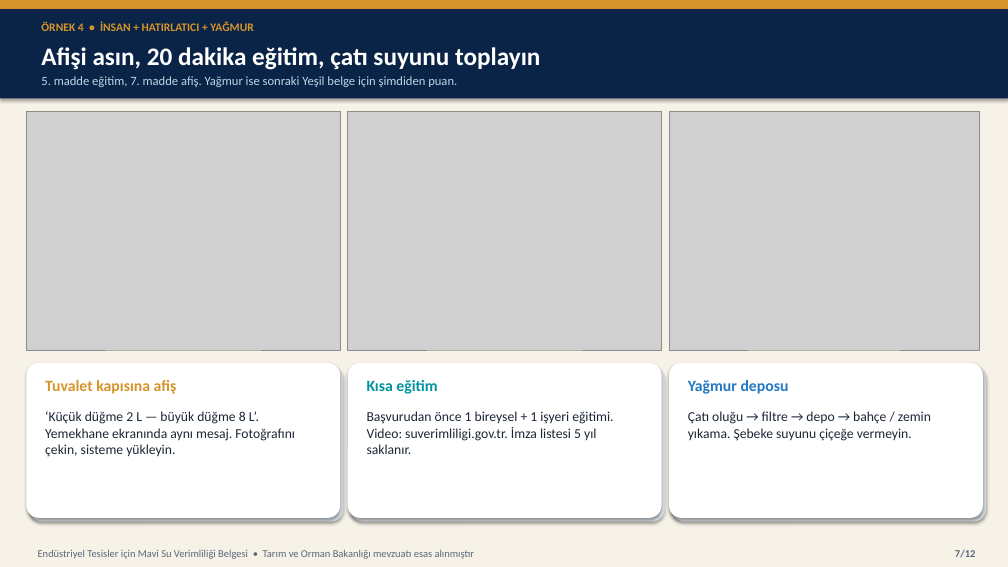
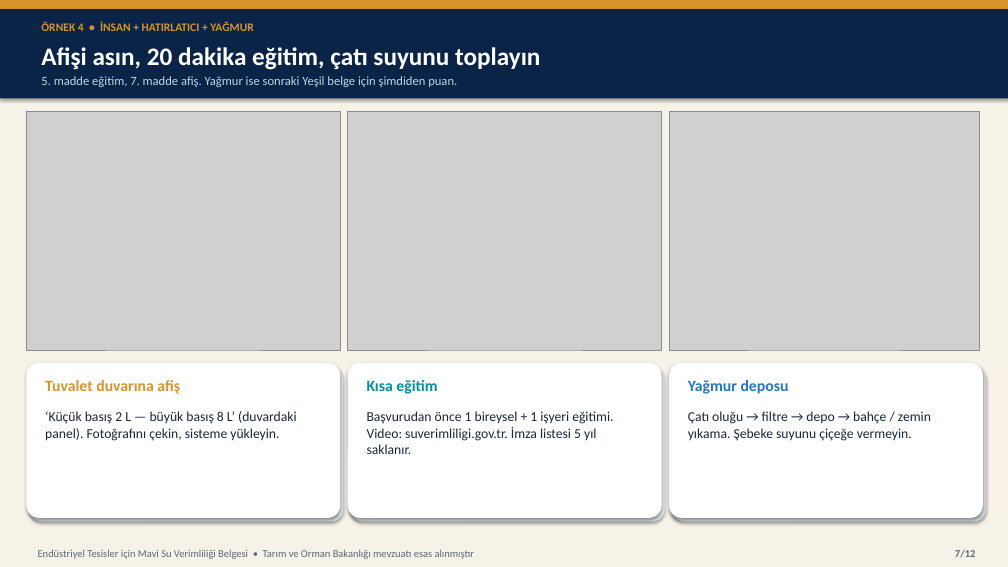
Before and after one commit to iremalisan/alisansges, a slide deck: slide 7 of sunum/Endustriyel_Tesisler_Mavi_Su_Belgesi.pptx. Drawn at 1008x567 pixels with LibreOffice and Linux fonts; fonts in the diff are those of the drawing; grey boxes stand for pictures. Boxes give left, top, right and bottom in pixels: in the first picture for what was removed or moved away, otherwise in the second. Text is boxed around its words. In the diff, an @@ line names an element or a change of style, - is before the commit and + after.

```diff
--- a/sunum/Endustriyel_Tesisler_Mavi_Su_Belgesi.pptx
+++ b/sunum/Endustriyel_Tesisler_Mavi_Su_Belgesi.pptx
@@ text at (45,380,180,394): text changed @@
-Tuvalet kapısına afiş
+Tuvalet duvarına afiş
@@ text at (45,411,296,441): text changed @@
-‘Küçük düğme 2 L — büyük düğme 8 L’. Yemekhane ekranında aynı mesaj. Fotoğrafını çekin, sisteme yükleyin.
+‘Küçük basış 2 L — büyük basış 8 L’ (duvardaki panel). Fotoğrafını çekin, sisteme yükleyin.
```
Also in this commit, not shown: 5 other slides changed, 8 other files.
